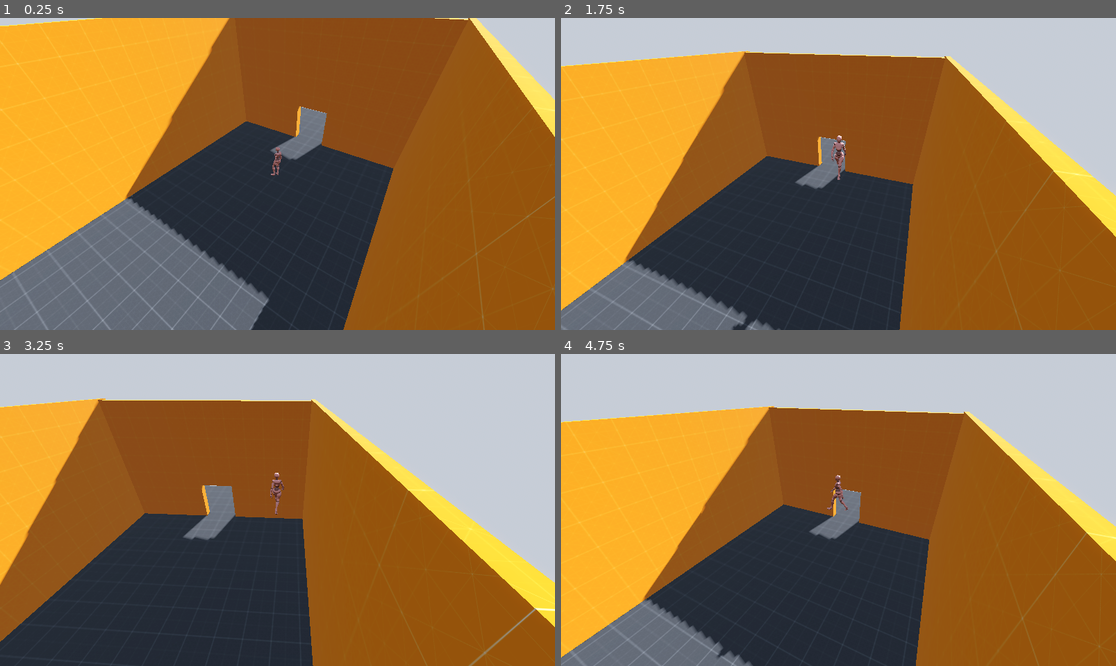
Above: before the commit, frames 1-4 (two rows, left to right).
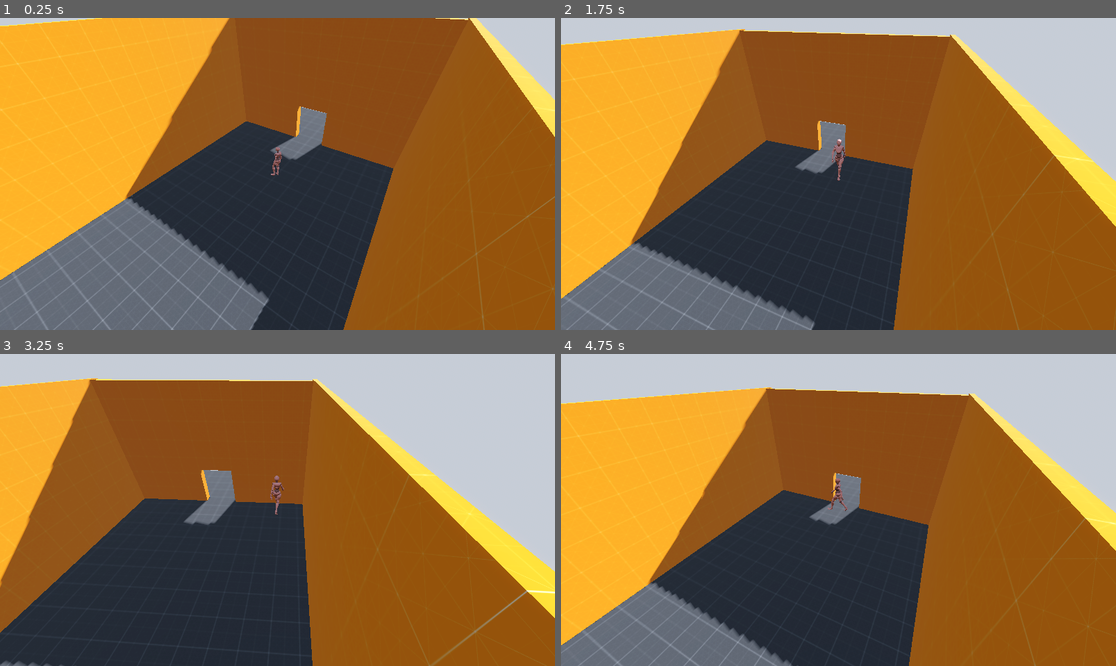
Above: after the commit, the same moments.

Repository: Bloombeard/diamond-heist
Game: Godot game, scene res://scenes/vault.tscn
Same seed, same stepped clock (60 frames per second), same inputs: the game is played once before the commit and once after it.
Inputs:
- Up to frame 1 (0.25 s): no input
- Up to frame 2 (1.75 s): tap Enter at 0.5 s; hold D (move_right) 0.53-1.28 s; tap Space (jump) at 0.6, 0.77, 1.07, 1.52, 1.55 s; hold S (move_backward) from 1.28 s (still down); tap Shift (run) at 1.35 s
- Up to frame 3 (3.25 s): tap Space (jump) at 1.82, 2.1, 3.02, 3.05 s; release S (move_backward) at 2.03 s; hold D (move_right) 2.03-2.78 s; hold W (move_forward) from 2.78 s (still down); tap Shift (run) at 2.85 s
- Up to frame 4 (4.75 s): tap Space (jump) at 3.32, 3.6, 3.77, 4.07, 4.52, 4.55 s; release W (move_forward) at 3.53 s; hold A (move_left) from 3.53 s (still down); tap Shift (run) at 4.35 s

The runs differ from the first frame. In frame 1, less than 0.1% of the frame differs, in the area x 1-93%, y 0-75%; in frame 2, 16%, in the area x 0-100%, y 3-100%; in frame 3, 12%; in frame 4, 14%.

Commit message:
tweaked jump variables to a place that feels good for now.

Diff:
--- a/scripts/player.gd
+++ b/scripts/player.gd
@@ -7,7 +7,7 @@
 @export var camera_switch_input_change_delay := 0.3
 
 @export_group("Jump")
-@export var jump_height := 5
+@export var jump_height := 3.5
 @export var jump_time_to_peak := 0.5
 @export var jump_time_to_descent := 0.4
 
